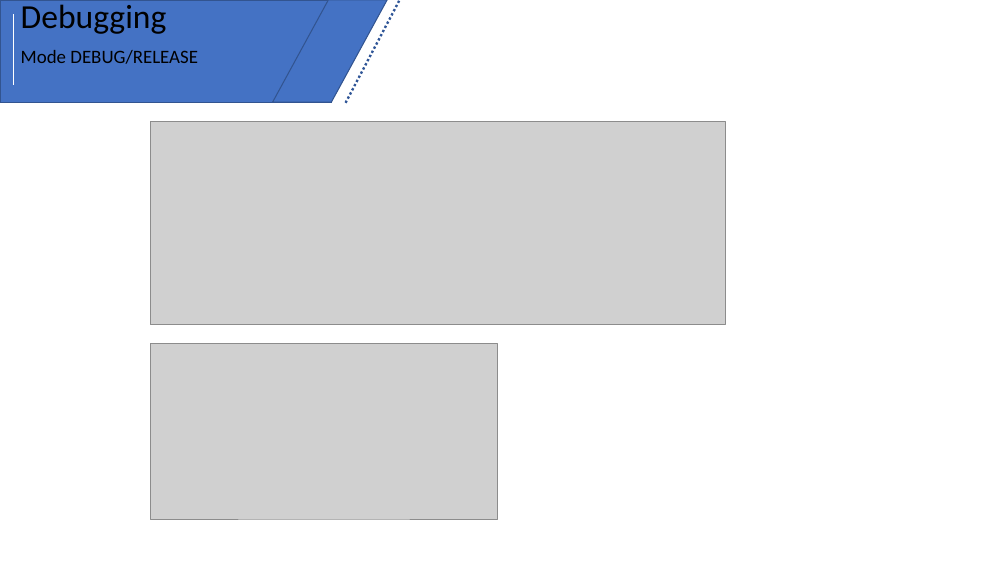
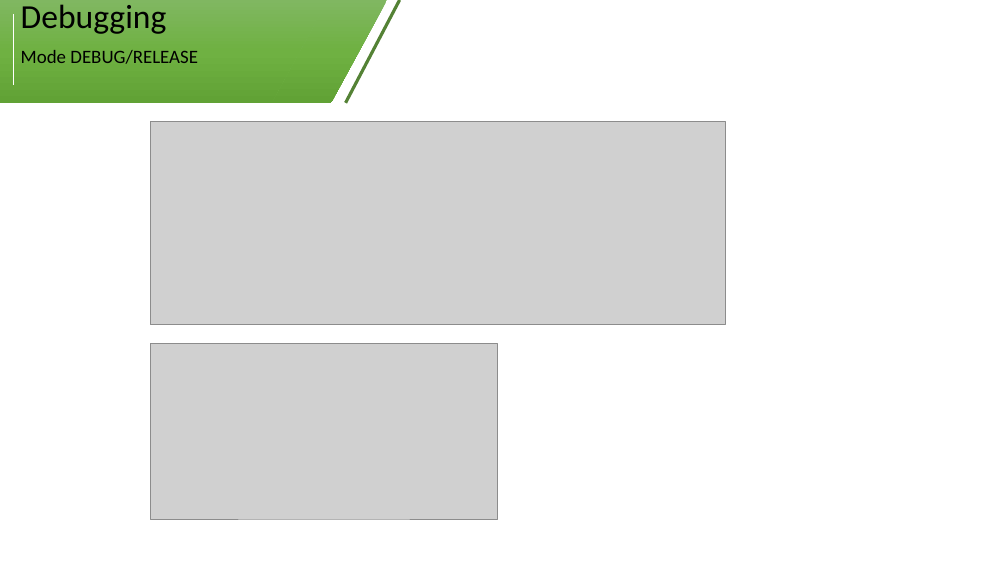
Before and after one commit to wathui99/FPT_Lab, a slide deck: slide 16 of Document/Bản trình bày1.pptx. Drawn at 1008x567 pixels with LibreOffice and Linux fonts; fonts in the diff are those of the drawing; grey boxes stand for pictures. Boxes give left, top, right and bottom in pixels: in the first picture for what was removed or moved away, otherwise in the second. Text is boxed around its words. In the diff, an @@ line names an element or a change of style, - is before the commit and + after.

```diff
--- a/Document/Bản trình bày1.pptx
+++ b/Document/Bản trình bày1.pptx
@@ rectangle at [0,0,331,103]: fill #4472C4 to gradient #81B861 to #6FB242 to #62A336; outline #325491 1 pt to none @@
@@ parallelogram at [273,0,388,102]: fill #4472C4 to gradient #81B861 to #6FB242 to #62A336; outline #325491 1 pt to none @@
@@ line (346, 103) - (400, 0): stroke #2F5597 2.25 pt dashed to #548235 3 pt @@
```
Also in this commit, not shown: 15 other slides changed, 4 slides added, 4 slides removed.
